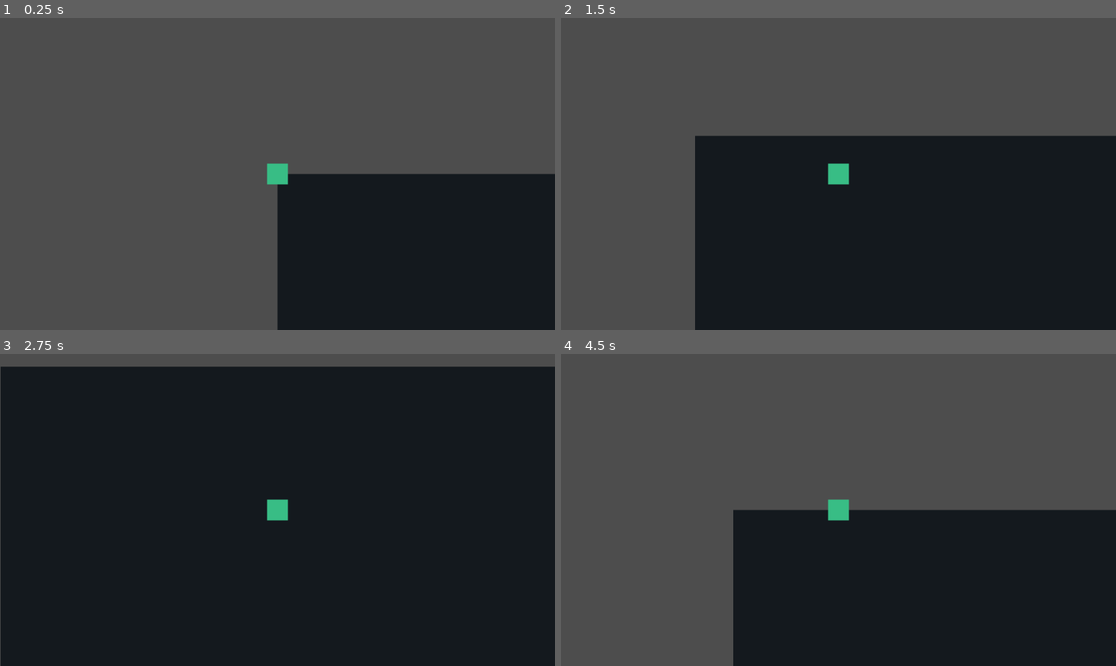
Above: before the commit, frames 1-4 (two rows, left to right).
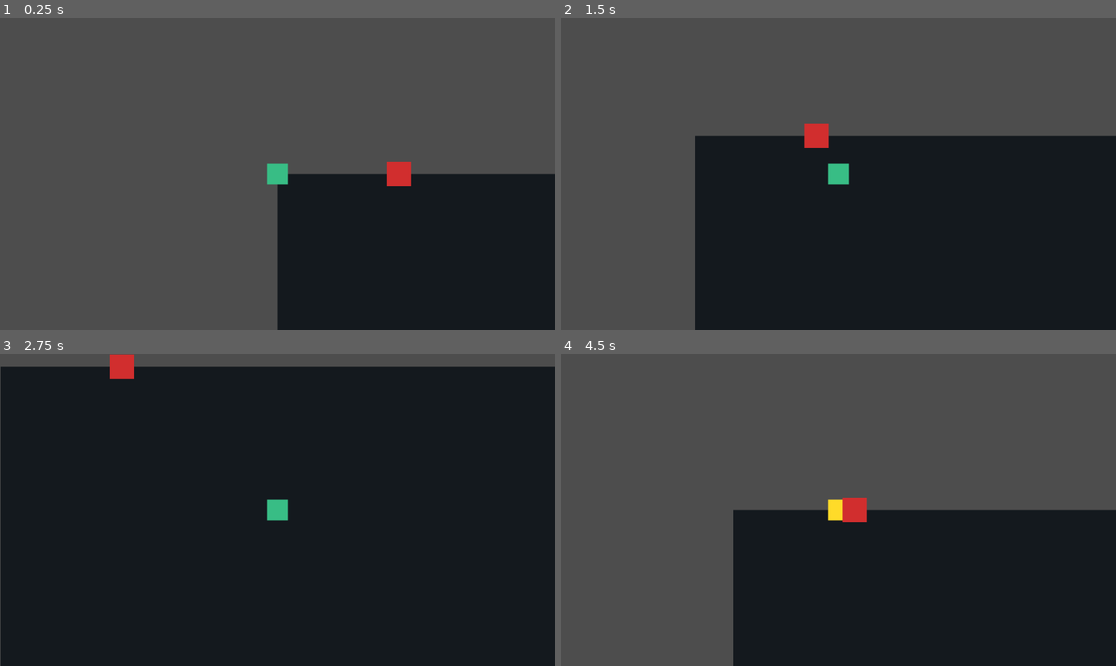
Above: after the commit, the same moments.

Repository: djlasher/Multi-Agent-Volume-1-RPG
Game: Godot game, scene res://scenes/main.tscn
The game is run twice, just before and just after one commit, with the same random seed, the same clock (stepped at 60 frames per second) and the same inputs.
Inputs:
- Up to frame 1 (0.25 s): no input
- Up to frame 2 (1.5 s): tap Enter at 0.5 s; hold Right (ui_right) 0.53-1.28 s; hold Down (ui_down) from 1.28 s (still down)
- Up to frame 3 (2.75 s): release Down (ui_down) at 2.03 s; hold Right (ui_right) from 2.03 s (still down)
- Up to frame 4 (4.5 s): release Right (ui_right) at 2.78 s; hold Up (ui_up) 2.78-3.53 s; hold Left (ui_left) from 3.53 s (still down)

The runs differ from the first frame. In frame 1, 0.3% of the frame differs, in the area x 69-75%, y 46-54%; in frame 2, 0.4%; in frame 3, 0.3%; in frame 4, 0.5%, in the area x 48-56%, y 46-54%.

Commit message:
Add enemy collision placeholder

Diff:
--- /dev/null
+++ b/scenes/enemy.tscn
@@ -0,0 +1,19 @@
+[gd_scene load_steps=3 format=3 uid="uid://enemy_placeholder"]
+
+[ext_resource type="Script" path="res://scripts/enemy.gd" id="1_enemy_script"]
+
+[sub_resource type="RectangleShape2D" id="1"]
+size=Vector2(28, 28)
+
+[node name="Enemy" type="Area2D"]
+script=ExtResource("1_enemy_script")
+
+[node name="Body" type="ColorRect" parent="."]
+offset_left=-14.0
+offset_top=-14.0
+offset_right=14.0
+offset_bottom=14.0
+color=Color(0.82, 0.18, 0.18, 1)
+
+[node name="CollisionShape2D" type="CollisionShape2D" parent="."]
+shape=SubResource("1")
--- a/scenes/main.tscn
+++ b/scenes/main.tscn
@@ -1,6 +1,7 @@
-[gd_scene load_steps=2 format=3 uid="uid://main_roguelite_arena"]
+[gd_scene load_steps=3 format=3 uid="uid://main_roguelite_arena"]
 
 [ext_resource type="PackedScene" path="res://scenes/player.tscn" id="1_player"]
+[ext_resource type="PackedScene" path="res://scenes/enemy.tscn" id="2_enemy"]
 
 [node name="Main" type="Node2D"]
 
@@ -18,3 +19,6 @@
 [node name="Camera2D" type="Camera2D" parent="Player"]
 enabled=true
 zoom=Vector2(1.5, 1.5)
+
+[node name="Enemy" parent="." instance=ExtResource("2_enemy")]
+position=Vector2(620, 270)
--- /dev/null
+++ b/scripts/enemy.gd
@@ -0,0 +1,8 @@
+extends Area2D
+
+func _ready() -> void:
+	body_entered.connect(_on_body_entered)
+
+func _on_body_entered(body: Node2D) -> void:
+	if body.has_method("take_hit"):
+		body.take_hit()
--- a/scripts/player.gd
+++ b/scripts/player.gd
@@ -1,8 +1,25 @@
 extends CharacterBody2D
 
 @export var speed: float = 220.0
+@export var max_health: int = 3
+
+var health: int = max_health
+var hit_flash_time: float = 0.0
+
+@onready var body: ColorRect = $Body
 
 func _physics_process(_delta: float) -> void:
 	var direction := Input.get_vector("ui_left", "ui_right", "ui_up", "ui_down")
 	velocity = direction * speed
 	move_and_slide()
+
+	if hit_flash_time > 0.0:
+		hit_flash_time -= _delta
+		if hit_flash_time <= 0.0:
+			body.color = Color(0.22, 0.74, 0.52, 1)
+
+func take_hit() -> void:
+	health = max(health - 1, 0)
+	body.color = Color(1.0, 0.86, 0.16, 1)
+	hit_flash_time = 0.25
+	print("Player health: %s/%s" % [health, max_health])
Not shown, added: scripts/enemy.gd.uid
Not shown, changed: DEVELOPMENT_LOG.md
Not shown, changed: docs/DEVLOG.md
Not shown, changed: docs/RUNNING_LOCALLY.md
